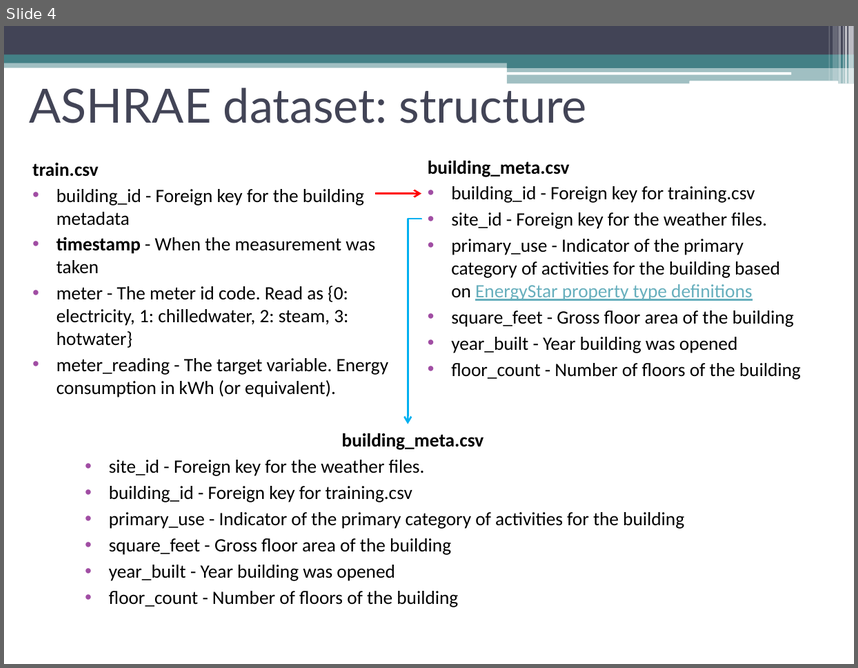
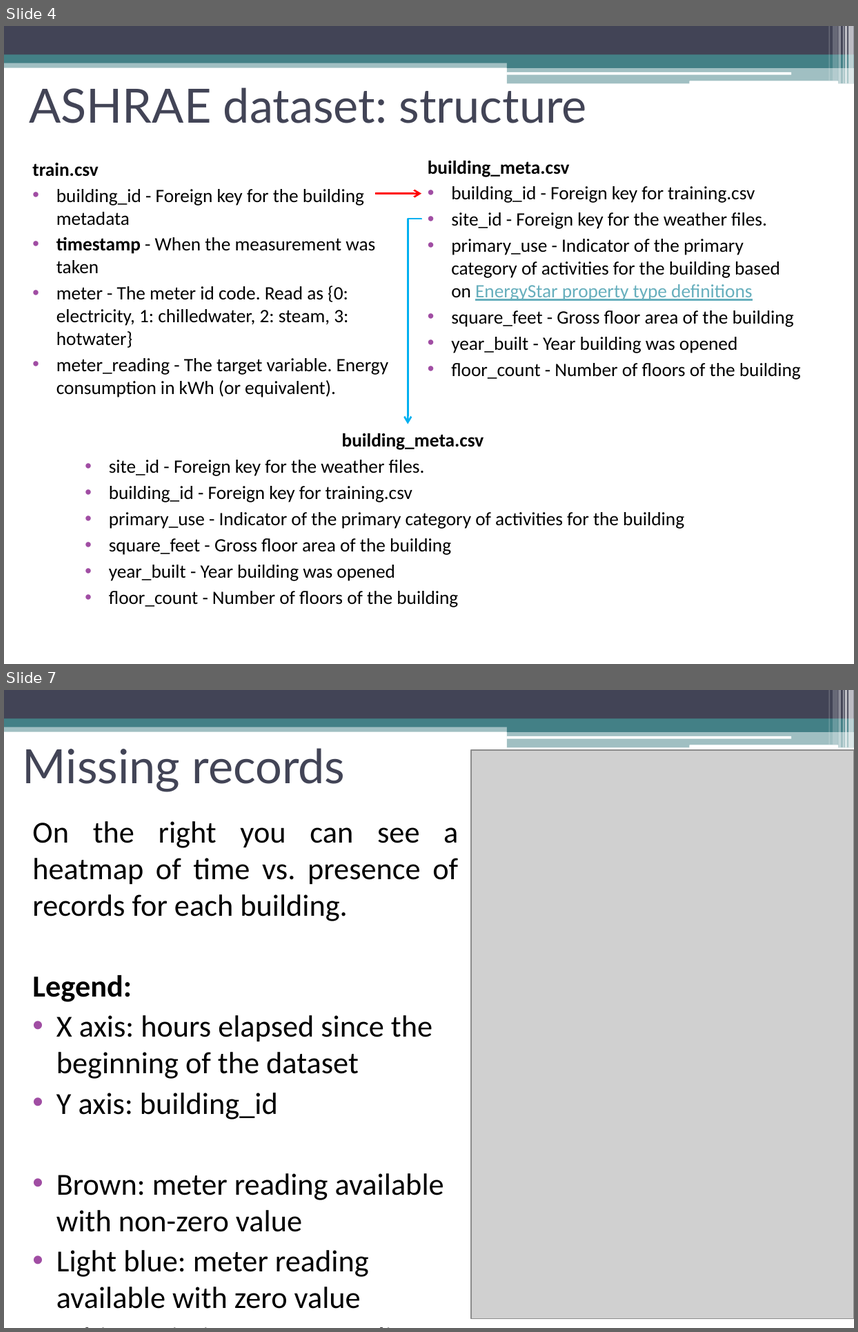
Before and after one commit to TarasKutsyk/ML-for-Automation-Project, a slide deck: Presentation ASHRAE.pptx. Shown one above the other, each under a label of ours: slide 4 before the commit, slides 4 and 7 after it; the slides between them are not shown. The pictures are 858x668 and 858x1332 pixels, drawn with LibreOffice and Linux fonts; fonts in the diff are those of the drawing; grey boxes stand for pictures. Boxes give left, top, right and bottom in pixels: in the first picture for what was removed or moved away, otherwise in the second. Text is boxed around its words. In the diff, an @@ line names an element or a change of style, - is before the commit and + after.

Commit message:
New datasets added & pres. update

```diff
--- a/Presentation ASHRAE.pptx
+++ b/Presentation ASHRAE.pptx
@@ slide 7 added at <box>4,690,854,1328</box>, background #FFFFFF; not listed: 13 template elements that a slide beside it also shows @@
@@ title added at <box>23,748,346,792</box>, 40 pt, text #424456 @@
+Missing records
@@ picture added at <box>472,750,854,1319</box> @@
@@ text added at <box>32,821,458,1308</box>, 25.9 pt, text #000000 @@
+On the right you can see a heatmap of time vs. presence of records for each building.
+Legend:
+• X axis: hours elapsed since the beginning of the dataset
+• Y axis: building_id
+• Brown: meter reading available with non-zero value
+• Light blue: meter reading available with zero value
+• White: missing meter reading
```
Also in this commit, not shown: 1 slide changed, 3 other slides added, 4 other files.
